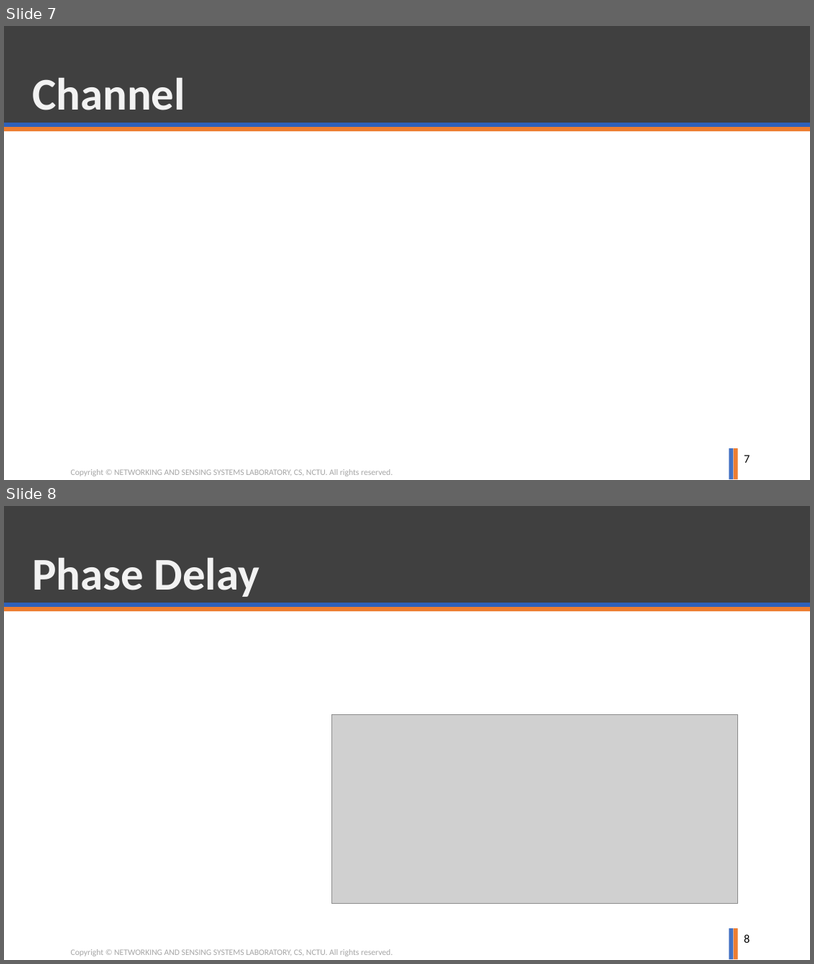
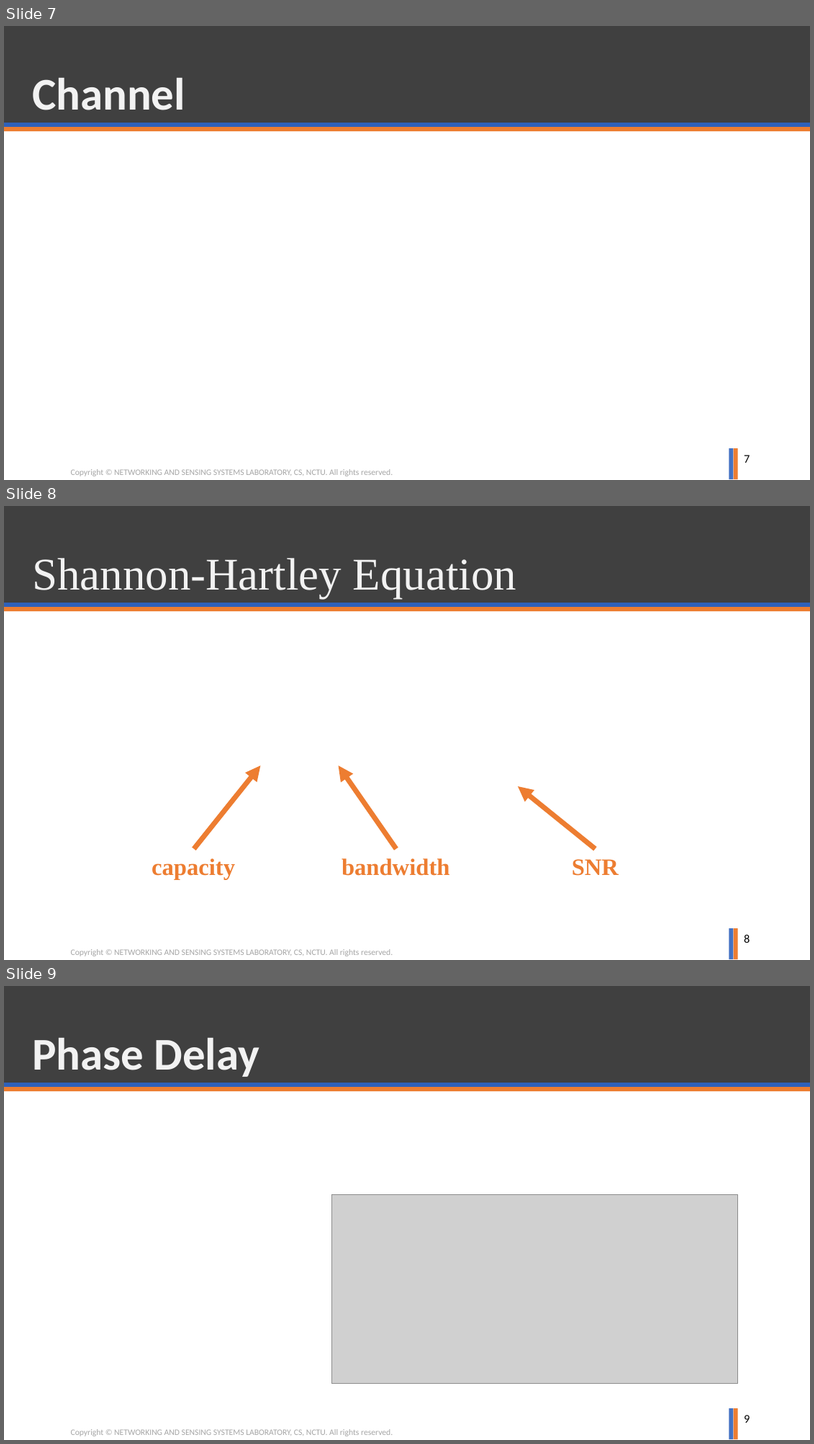
Before and after one commit to ghostkingwilly/Signal_Training_Freshman, a slide deck: Freshman_Training_Signal.pptx. Shown one above the other, each under a label of ours: slides 7 and 8 before the commit, slides 7, 8 and 9 after it. The pictures are 814x964 and 814x1444 pixels, drawn with LibreOffice and Linux fonts; fonts in the diff are those of the drawing; grey boxes stand for pictures; background and template pictures are left out. Boxes give left, top, right and bottom in pixels: in the first picture for what was removed or moved away, otherwise in the second. Text is boxed around its words. In the diff, an @@ line names an element or a change of style, - is before the commit and + after.

Commit message:
Slide update

```diff
--- a/Freshman_Training_Signal.pptx
+++ b/Freshman_Training_Signal.pptx
@@ slide 8 added at box(4, 506, 810, 960), background #FFFFFF; not listed: 6 template elements that a slide beside it also shows @@
@@ title added at box(32, 558, 517, 598), 54 pt, text #F2F2F2 @@
+Shannon-Hartley Equation
@@ arrow added from (194, 849) to (260, 765), #ED7D31 6 pt @@
@@ arrow added from (396, 849) to (339, 765), #ED7D31 6 pt @@
@@ arrow added from (596, 849) to (518, 786), #ED7D31 6 pt @@
@@ text added at box(152, 858, 235, 879), 28 pt, text #ED7D31, bold @@
+capacity
@@ text added at box(342, 858, 450, 875), 28 pt, text #ED7D31, bold @@
+bandwidth
@@ text added at box(572, 859, 619, 875), 28 pt, text #ED7D31, bold @@
+SNR
@@ page number added at box(744, 934, 750, 942), 14 pt, text #000000 @@
+8
@@ what was slide 8 is now slide 9 @@
@@ page number at box(744, 1414, 750, 1422): text changed @@
-8
+9
```
